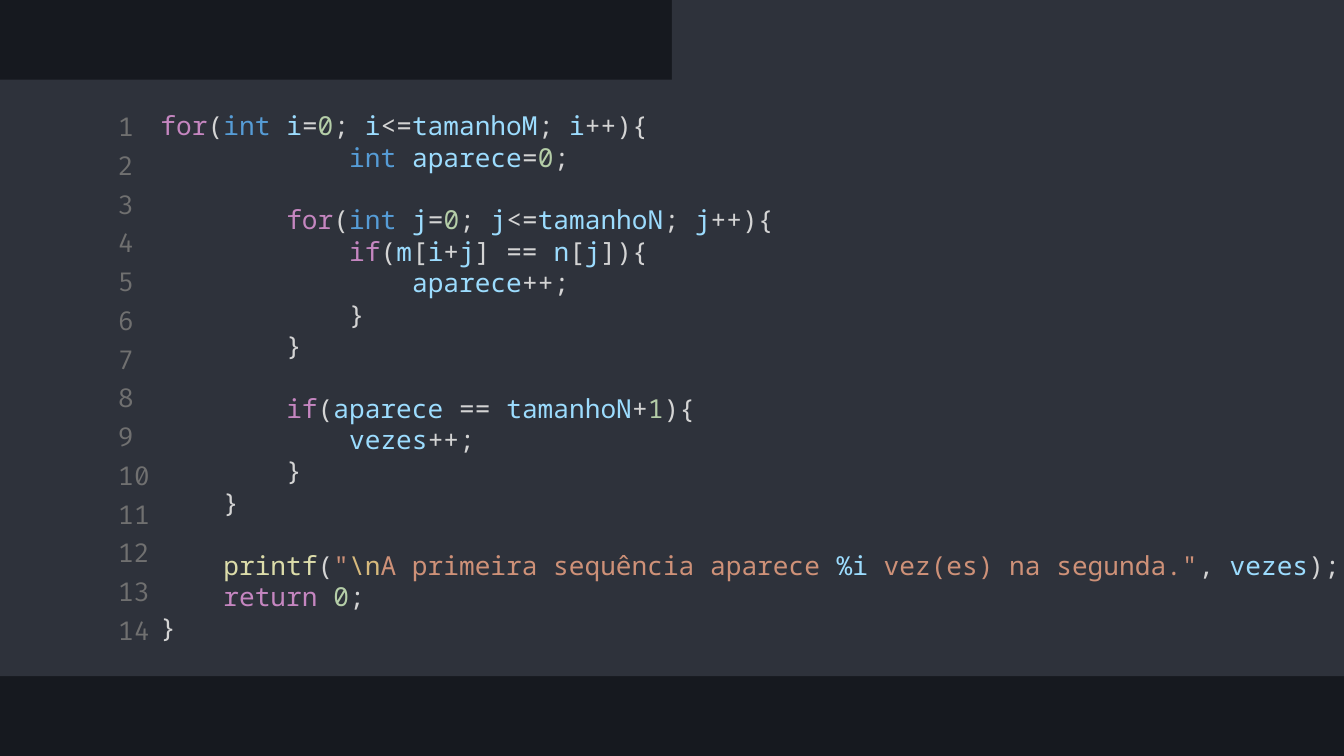
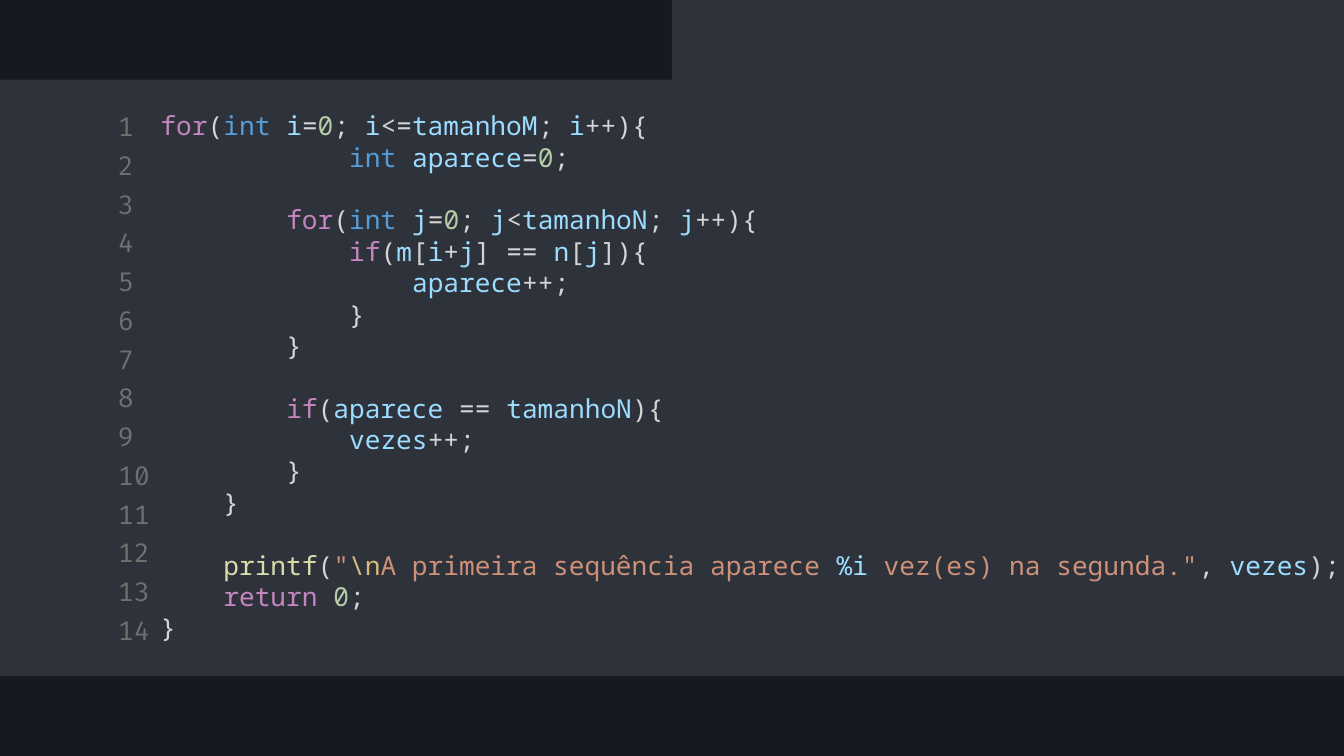
Before and after one commit to RodrigoEduardo347/exercicios-em-c, a slide deck: slide 5 of alg2-ex-propostos-3/ex-proposto-5/exercicio5.pptx. Drawn at 1344x756 pixels with LibreOffice and Linux fonts; fonts in the diff are those of the drawing. Boxes give left, top, right and bottom in pixels: in the first picture for what was removed or moved away, otherwise in the second. Text is boxed around its words. In the diff, an @@ line names an element or a change of style, - is before the commit and + after.

```diff
--- a/alg2-ex-propostos-3/ex-proposto-5/exercicio5.pptx
+++ b/alg2-ex-propostos-3/ex-proposto-5/exercicio5.pptx
@@ text at [286,209,757,236]: text changed @@
-for(int j=0; j<=tamanhoN; j++){
+for(int j=0; j<tamanhoN; j++){
@@ text at [286,398,663,425]: text changed @@
-if(aparece == tamanhoN+1){
+if(aparece == tamanhoN){
```
Also in this commit, not shown: 1 other slide changed, 3 other files.
